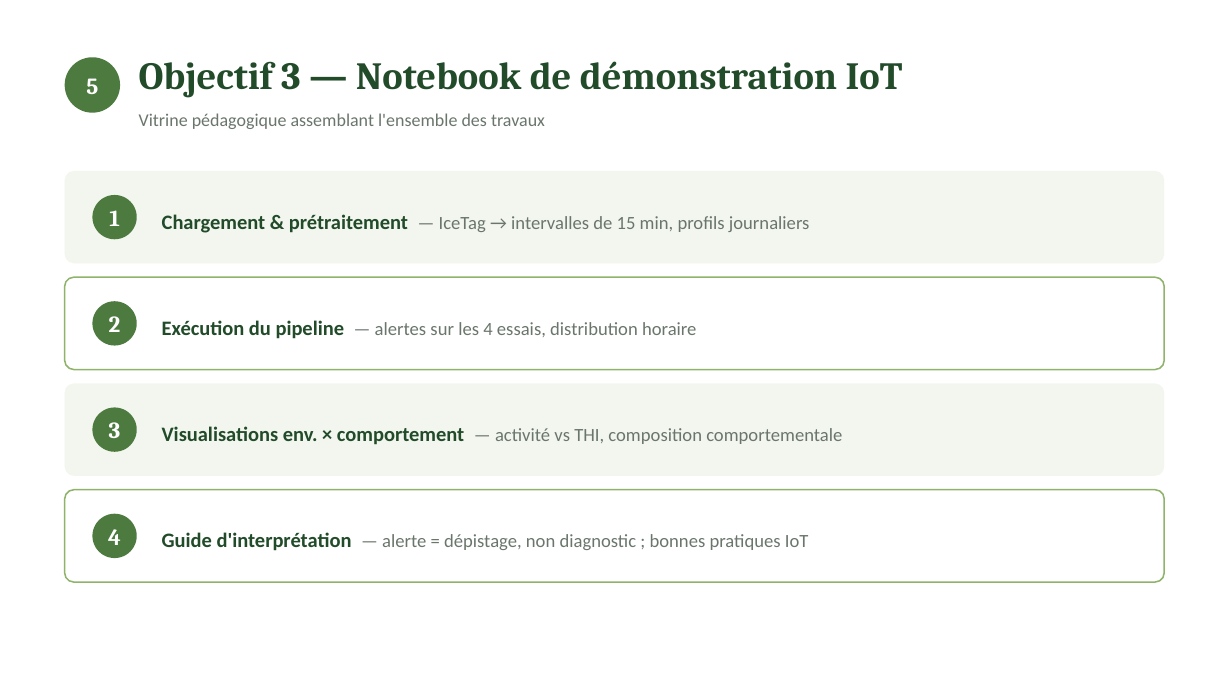
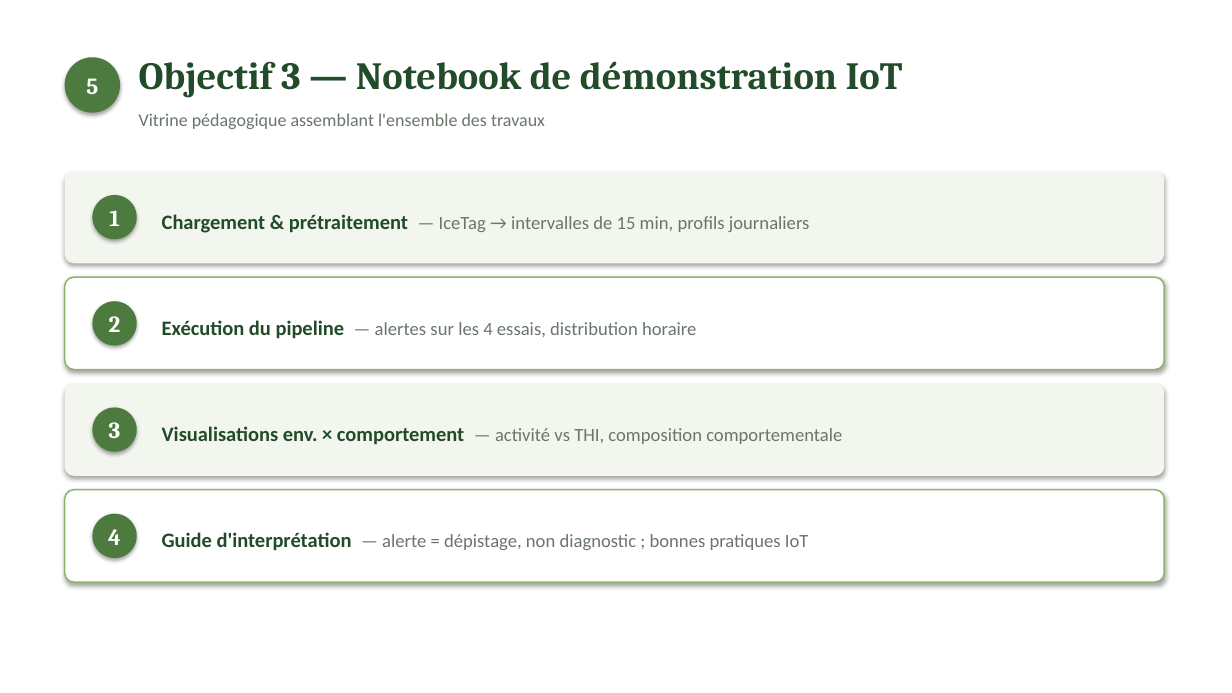
Before and after one commit to Barryguinea/mcgill-iot-cattle, a slide deck: slide 8 of presentation_travaux_mcgill.pptx. Drawn at 1232x693 pixels with LibreOffice and Linux fonts; fonts in the diff are those of the drawing. Boxes give left, top, right and bottom in pixels: in the first picture for what was removed or moved away, otherwise in the second. Text is boxed around its words. In the diff, an @@ line names an element or a change of style, - is before the commit and + after.

```diff
--- a/presentation_travaux_mcgill.pptx
+++ b/presentation_travaux_mcgill.pptx
@@ rectangle added at (0, 0, 1232, 693), fill #FFFFFF @@
@@ shadow on in 9 elements at (65, 57, 120, 113), (92, 195, 137, 239), (92, 301, 137, 346), (92, 408, 137, 452), (92, 514, 137, 558), (65, 171, 1165, 263), (65, 277, 1165, 370), (65, 384, 1165, 476), (65, 490, 1165, 582) @@
```
Also in this commit, not shown: 11 other slides changed, 34 other files.
